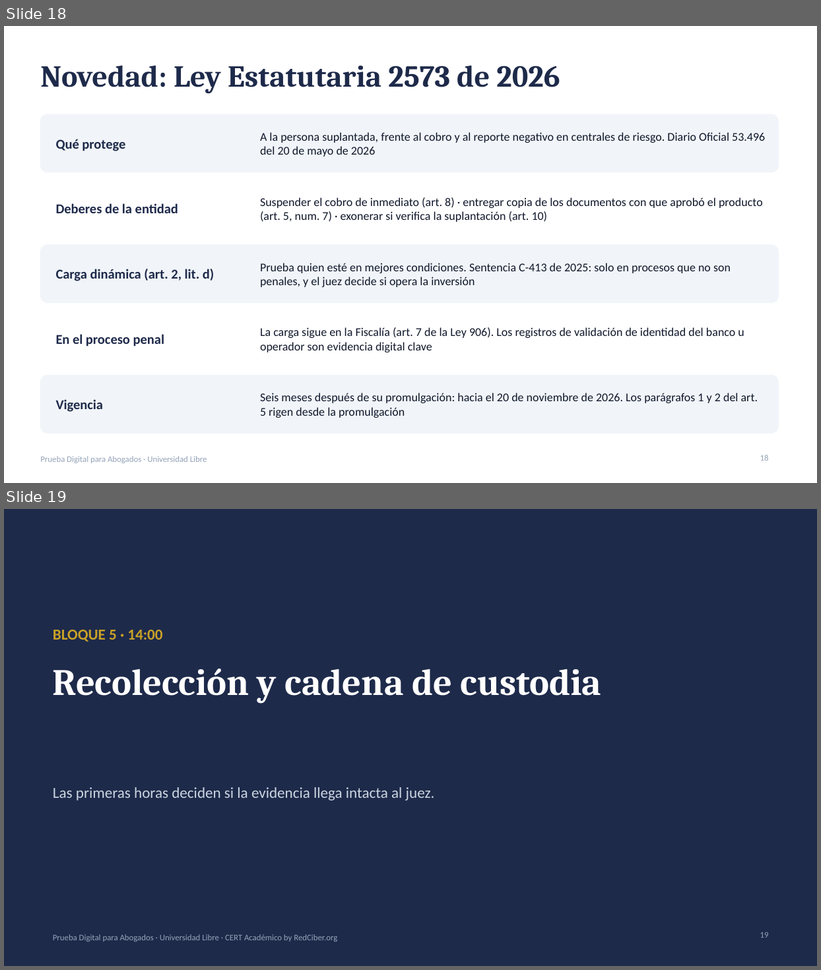
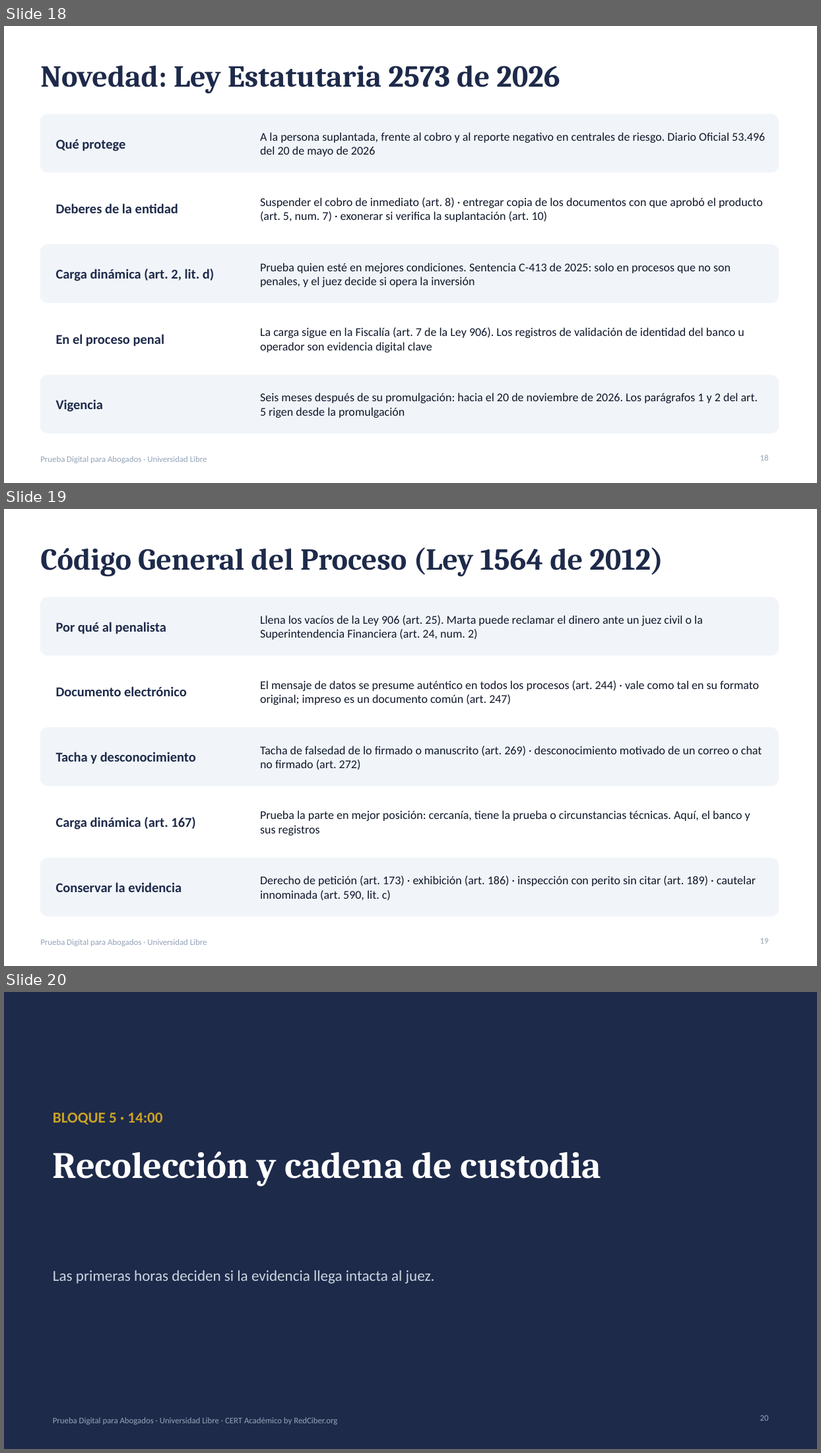
Before and after one commit to CertAcademico/cert-academico-by-redciber-org, a slide deck: materiales/prueba-digital/presentacion-prueba-digital-unilibre.pptx. Shown one above the other, each under a label of ours: slides 18 and 19 before the commit, slides 18, 19 and 20 after it. The pictures are 821x970 and 821x1453 pixels, drawn with LibreOffice and Linux fonts; fonts in the diff are those of the drawing. Boxes give left, top, right and bottom in pixels: in the first picture for what was removed or moved away, otherwise in the second. Text is boxed around its words. In the diff, an @@ line names an element or a change of style, - is before the commit and + after.

```diff
--- a/materiales/prueba-digital/presentacion-prueba-digital-unilibre.pptx
+++ b/materiales/prueba-digital/presentacion-prueba-digital-unilibre.pptx
@@ slide 19 added at (4,509,817,966), background #FFFFFF; not listed: 1 template element that a slide beside it also shows @@
@@ title added at (40,547,663,576), 36 pt, text #1E2A4A, bold @@
+Código General del Proceso (Ley 1564 de 2012)
@@ rounded rectangle added at (40,597,779,656), fill #F1F5F9, outline #F1F5F9 1 pt @@
@@ text added at (56,622,166,634), 16 pt, text #1E2A4A, bold @@
+Por qué al penalista
@@ text added at (260,615,703,640), 14 pt, text #0F172A @@
+Llena los vacíos de la Ley 906 (art. 25). Marta puede reclamar el dinero ante un juez civil o la Superintendencia Financiera (art. 24, num. 2)
@@ rounded rectangle added at (40,663,779,721), fill #FFFFFF, outline #FFFFFF 1 pt @@
@@ text added at (56,687,187,696), 16 pt, text #1E2A4A, bold @@
+Documento electrónico
@@ text added at (260,681,759,705), 14 pt, text #0F172A @@
+El mensaje de datos se presume auténtico en todos los procesos (art. 244) · vale como tal en su formato original; impreso es un documento común (art. 247)
@@ rounded rectangle added at (40,728,779,786), fill #F1F5F9, outline #F1F5F9 1 pt @@
@@ text added at (260,746,762,770), 14 pt, text #0F172A @@
+Tacha de falsedad de lo firmado o manuscrito (art. 269) · desconocimiento motivado de un correo o chat no firmado (art. 272)
@@ text added at (56,752,196,764), 16 pt, text #1E2A4A, bold @@
+Tacha y desconocimiento
@@ rounded rectangle added at (40,793,779,851), fill #FFFFFF, outline #FFFFFF 1 pt @@
@@ text added at (56,817,195,830), 16 pt, text #1E2A4A, bold @@
+Carga dinámica (art. 167)
@@ text added at (260,811,750,836), 14 pt, text #0F172A @@
+Prueba la parte en mejor posición: cercanía, tiene la prueba o circunstancias técnicas. Aquí, el banco y sus registros
@@ rounded rectangle added at (40,859,779,916), fill #F1F5F9, outline #F1F5F9 1 pt @@
@@ text added at (56,883,182,892), 16 pt, text #1E2A4A, bold @@
+Conservar la evidencia
@@ text added at (260,876,756,901), 14 pt, text #0F172A @@
+Derecho de petición (art. 173) · exhibición (art. 186) · inspección con perito sin citar (art. 189) · cautelar innominada (art. 590, lit. c)
@@ page number added at (760,939,769,944), 10 pt, text #94A3B8 @@
+19
@@ what was slide 19 is now slide 20 @@
@@ page number at (760,1416,769,1421): text changed @@
-19
+20
```
Also in this commit, not shown: 5 other files.
